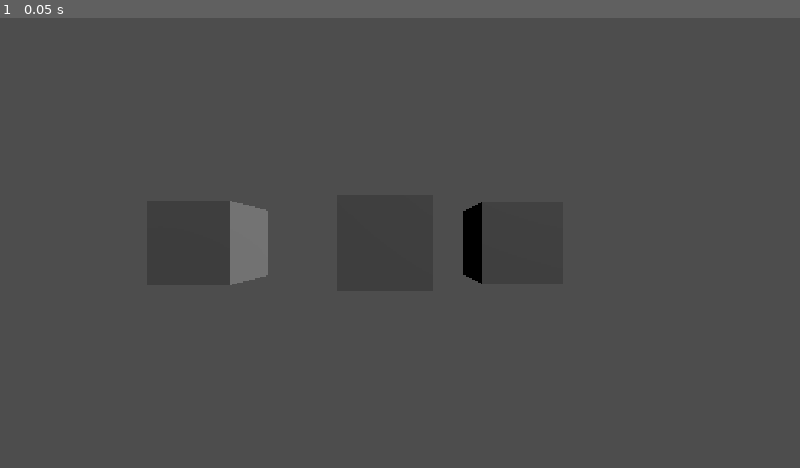
Above: before the commit, frame 1.
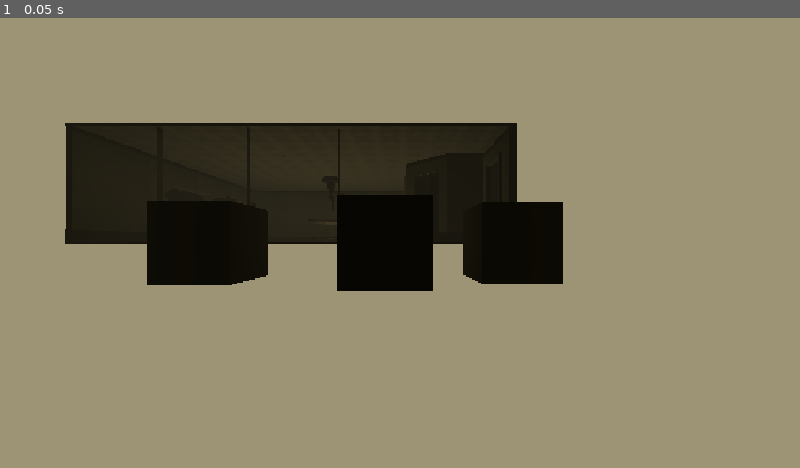
Above: after the commit, the same moment.

Repository: GabrielCirciu/TheLab
Game: Godot game, scene res://Scenes/Game.tscn
The game is run twice, just before and just after one commit, with the same random seed, the same clock (stepped at 60 frames per second) and the same inputs.
Inputs:
- Up to frame 1 (0.05 s): no input

The runs differ from the first frame. In frame 1, 100% of the frame differs, in the area x 0-100%, y 0-100%.

Commit message:
env: Added the prototype scene

Diff:
--- a/Scenes/Game.tscn
+++ b/Scenes/Game.tscn
@@ -1,9 +1,22 @@
 [gd_scene format=3 uid="uid://4c1g7gennps0"]
+
+[ext_resource type="PackedScene" uid="uid://b7gqix31cv310" path="res://World/Environments/Lab/ENV_ Kras.fbx" id="1_iukft"]
+
+[sub_resource type="Environment" id="Environment_j4o88"]
+background_energy_multiplier = 0.0
+fog_enabled = true
+fog_light_color = Color(0.4177673, 0.391743, 0.3082522, 1)
+fog_light_energy = 2.32
+fog_density = 0.0032
+adjustment_enabled = true
+adjustment_contrast = 0.975
 
 [node name="Game" type="Node3D" unique_id=2084647866]
 
 [node name="DirectionalLight3D" type="DirectionalLight3D" parent="." unique_id=1549828411]
 transform = Transform3D(0.81544703, 0, 0.5788318, -0.5676554, 0.19556129, 0.799702, -0.11319708, -0.9806915, 0.15946989, 0, 0, -3.4158838)
+light_energy = 0.0
+sky_mode = 1
 
 [node name="Camera3D" type="Camera3D" parent="." unique_id=1599186924]
 
@@ -15,3 +28,28 @@
 
 [node name="CSGBox3D" type="CSGBox3D" parent="." unique_id=28626801]
 transform = Transform3D(1, 0, 0, 0, 1, 0, 0, 0, 1, -0.15264904, 0, -3.5412939)
+
+[node name="ENV_ Kras" parent="." unique_id=1231910581 instance=ExtResource("1_iukft")]
+transform = Transform3D(1, 0, 0, 0, 1, 0, 0, 0, 1, -6.4207296, 0, -7.482074)
+
+[node name="WorldEnvironment" type="WorldEnvironment" parent="." unique_id=1552505073]
+environment = SubResource("Environment_j4o88")
+
+[node name="SpotLight3D" type="SpotLight3D" parent="." unique_id=1930810699]
+transform = Transform3D(1, 0, 0, 0, -4.371139e-08, 1, 0, -1, -4.371139e-08, -2.4654527, 1.6766783, -12.617929)
+light_color = Color(0.7090577, 0.48303944, 0.21913856, 1)
+light_energy = 1.211
+light_volumetric_fog_energy = 1.632
+shadow_enabled = true
+shadow_bias = 0.885
+shadow_normal_bias = 1.02
+shadow_opacity = 0.89
+shadow_blur = 0.0
+spot_range = 2.5303469
+spot_angle = 44.35
+
+[node name="AreaLight3D" type="AreaLight3D" parent="." unique_id=1154994130]
+transform = Transform3D(1, 0, 0, 0, -4.371139e-08, -1, 0, 1, -4.371139e-08, -2.1827726, -1.265945, -10.234439)
+light_color = Color(0.5988143, 0.53830713, 0.34411287, 1)
+light_energy = 3.165
+area_size = Vector2(8.374998, 7.143523)
Binary file added: World/Environments/Lab/Chair_Texture.png
Not shown, added: World/Environments/Lab/Chair_Texture.png.import
Binary file added: World/Environments/Lab/Computer.png
Not shown, added: World/Environments/Lab/Computer.png.import
Binary file added: World/Environments/Lab/ENV_ Kras.fbx
Not shown, added: World/Environments/Lab/ENV_ Kras.fbx.import
Binary file added: World/Environments/Lab/KeyBaordTexture.png
Not shown, added: World/Environments/Lab/KeyBaordTexture.png.import
Binary file added: World/Environments/Lab/LabFloor.jpg
Not shown, added: World/Environments/Lab/LabFloor.jpg.import
Binary file added: World/Environments/Lab/Pc_Props_Texture.png
Not shown, added: World/Environments/Lab/Pc_Props_Texture.png.import
(and 12 more such lines)
